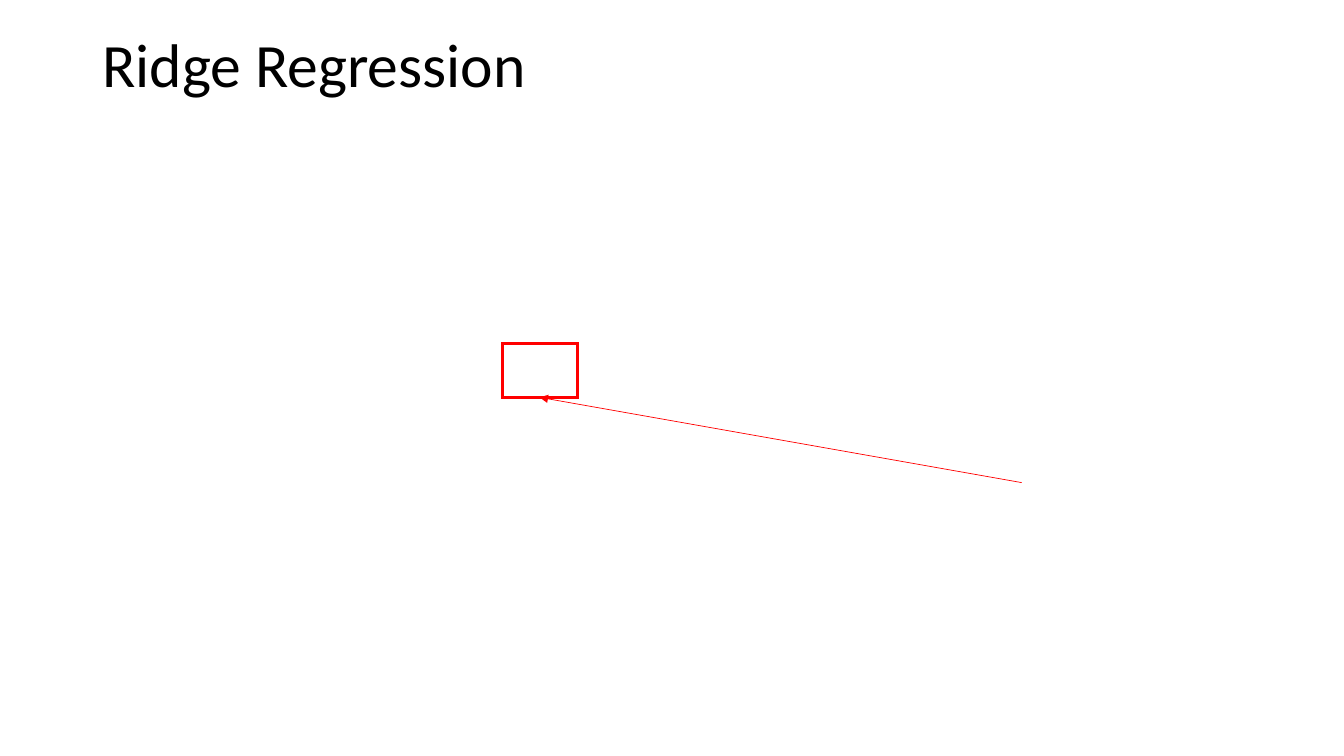
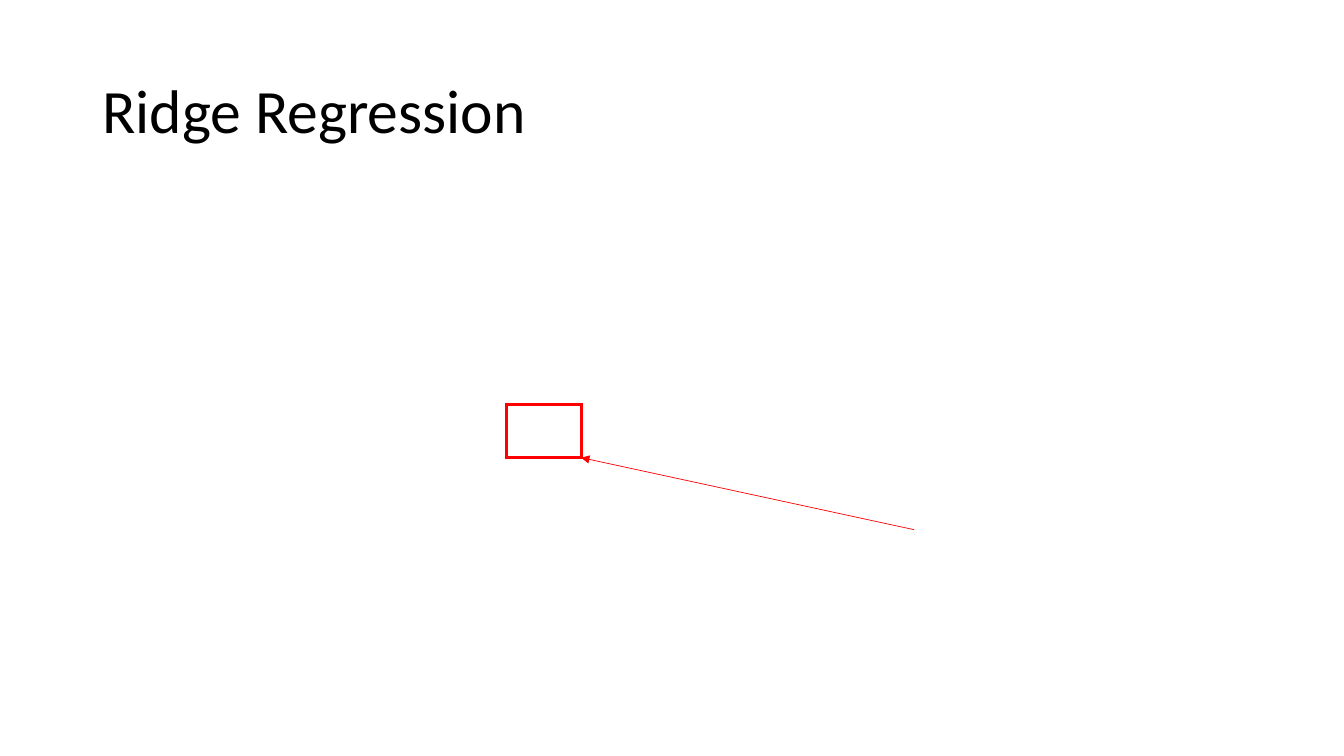
Before and after one commit to zz4fap/t319_aprendizado_de_maquina, a slide deck: slide 5 of slides/T319_Regressão_Linear (Parte VI).pptx. Drawn at 1344x756 pixels with LibreOffice and Linux fonts; fonts in the diff are those of the drawing; grey boxes stand for pictures. Boxes give left, top, right and bottom in pixels: in the first picture for what was removed or moved away, otherwise in the second. Text is boxed around its words. In the diff, an @@ line names an element or a change of style, - is before the commit and + after.

```diff
--- a/slides/T319_Regressão_Linear (Parte VI).pptx
+++ b/slides/T319_Regressão_Linear (Parte VI).pptx
@@ title "Ridge Regression": place and size @@
-title "Ridge Regression" at box(102, 44, 525, 98)
+title "Ridge Regression" at box(102, 90, 525, 144)
@@ rectangle: place and size @@
-rectangle at box(502, 344, 577, 397)
+rectangle at box(506, 404, 581, 458)
@@ arrow moved from (1022, 483) - (539, 397) to (914, 529) - (582, 458) @@
```
Also in this commit, not shown: 9 other slides changed, 3 other files.
